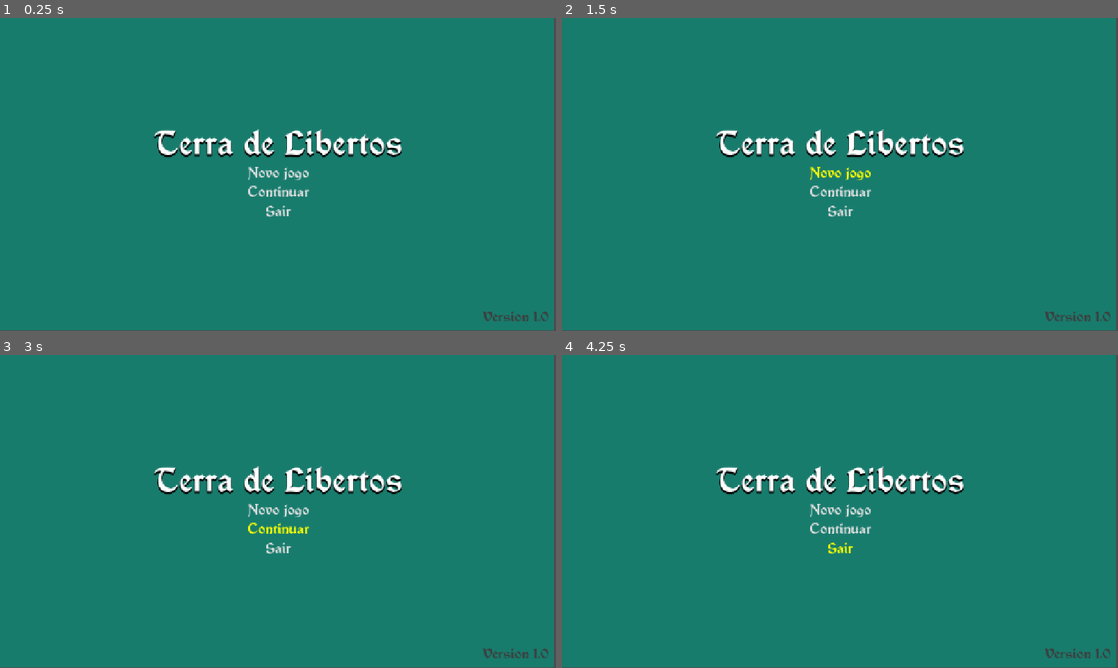
Above: before the commit, frames 1-4 (two rows, left to right).
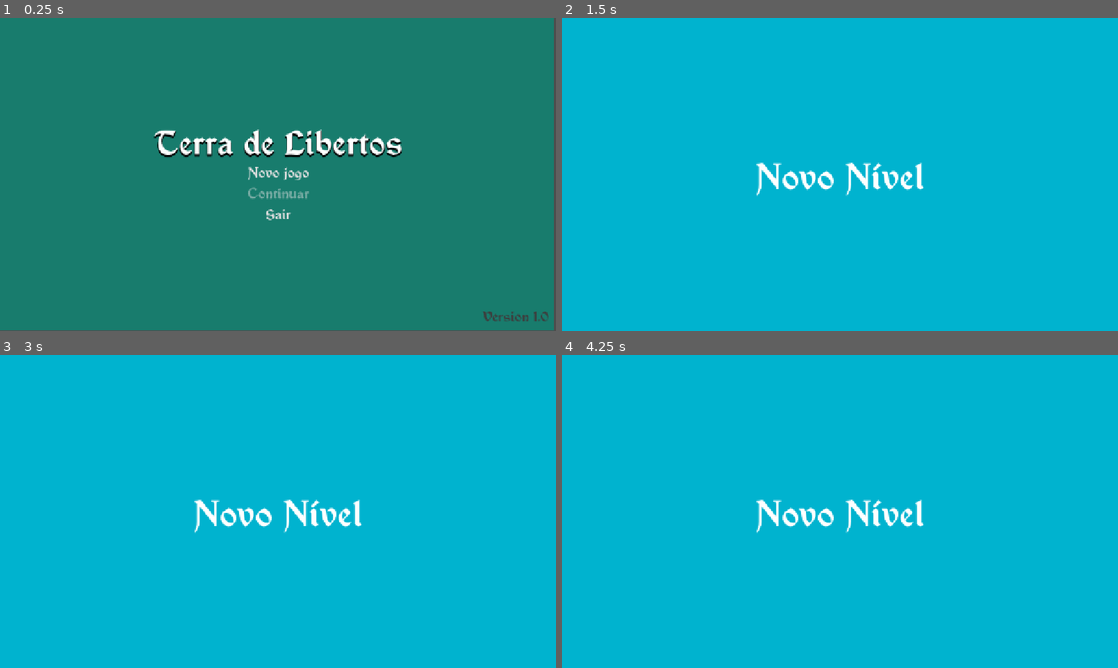
Above: after the commit, the same moments.

Repository: FateCoders/devops-atividade-jogo
Game: Godot game, scene res://Scenes/Main/main.tscn
Two runs of this game, one before a commit and one after it. Both use one fixed random seed, a clock stepped at 60 frames per second and the inputs below.
Inputs (mouse positions are in pixels of both pictures, inside the frame that each line leads up to):
- Up to frame 1 (0.25 s): no input
- Up to frame 2 (1.5 s): click (840, 190) at 0.5 s, where only the run before the commit has a clickable "Continuar"; click "Novo jogo" at 1.25 s
- Up to frame 3 (3 s): click (278, 508) at 2 s, where only the run before the commit has a clickable "Novo jogo"; tap Enter at 2.75 s; move the mouse to (400, 495) at 2.77 s; hold Right (ui_right) from 2.78 s (still down); click (400, 495) at 2.92 s
- Up to frame 4 (4.25 s): tap Space at 3.5 s; move the mouse to (728, 527) at 3.52 s; release Right (ui_right) at 3.53 s; hold Down (ui_down) from 3.53 s (still down)

The runs differ from the first frame. In frame 1, 0.3% of the frame differs, in the area x 44-56%, y 53-65%; in frame 2, 100%, in the area x 0-100%, y 0-100%; in frame 3, 100%; in frame 4, 100%.
Error before the commit: Parse Error: Identifier "SaveManager" not declared in the current scope. (res://Scripts/UI/menu_inicial.gd:9)

Commit message:
Refactor Camera2D and add SaveManager autoload
Moved Camera2D node and script from level.tscn to game_map.tscn, cleaning up unused resources and node definitions. Added SaveManager as an autoload singleton in project.godot for global save management.

Diff:
--- a/Scenes/Levels/level.tscn
+++ b/Scenes/Levels/level.tscn
@@ -1,9 +1,8 @@
-[gd_scene load_steps=6 format=3 uid="uid://cff3r2qnlh6g1"]
+[gd_scene load_steps=5 format=3 uid="uid://cff3r2qnlh6g1"]
 
 [ext_resource type="FontFile" uid="uid://dcabkpfkiyymj" path="res://Scenes/UI/Assets/Fonts/Vinque Rg.otf" id="1_f1n8c"]
 [ext_resource type="Script" uid="uid://qys5wnkxmb5u" path="res://Scripts/Levels/level.gd" id="1_yjxcc"]
 [ext_resource type="PackedScene" uid="uid://d27ue4fejbls5" path="res://Scenes/UI/pause_menu.tscn" id="3_yjxcc"]
-[ext_resource type="Script" uid="uid://bi2agvatio3kw" path="res://Scripts/Levels/world_camera.gd" id="4_lkqqh"]
 
 [sub_resource type="LabelSettings" id="LabelSettings_7x7pb"]
 font = ExtResource("1_f1n8c")
@@ -48,6 +47,3 @@
 
 [node name="pause_menu" parent="." instance=ExtResource("3_yjxcc")]
 visible = false
-
-[node name="Camera2D" type="Camera2D" parent="."]
-script = ExtResource("4_lkqqh")
--- a/project.godot
+++ b/project.godot
@@ -18,6 +18,10 @@
 run/main_scene="uid://cd6tvbboto7yw"
 config/features=PackedStringArray("4.4")
 config/icon="res://icon.svg"
+
+[autoload]
+
+SaveManager="*res://Autoload/SaveManager.gd"
 
 [config]
 
Not shown, changed: Scenes/World/game_map.tscn
